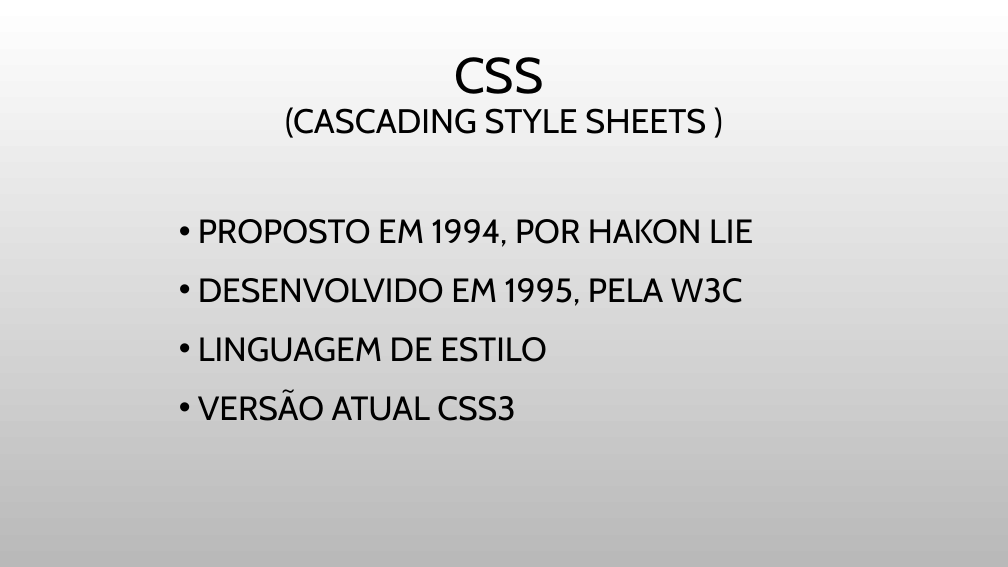
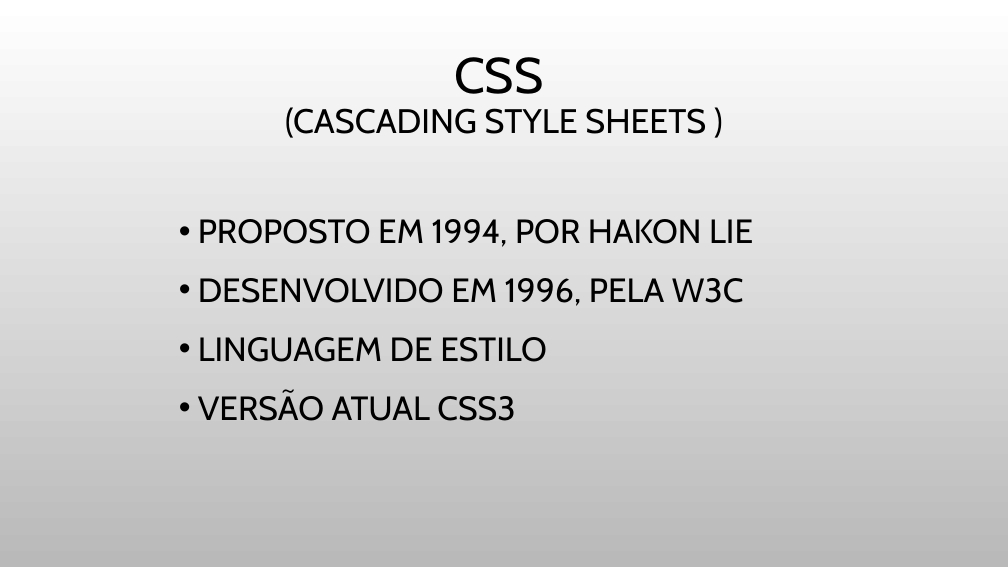
Before and after one commit to JulioCR-Oliveira/Trabalho-Topicos-Especiais, a slide deck: slide 8 of Arquivos/INTRODUÇÃO A FRONT-END.pptx. Drawn at 1008x567 pixels with LibreOffice and Linux fonts; fonts in the diff are those of the drawing; background and template pictures are left out. Boxes give left, top, right and bottom in pixels: in the first picture for what was removed or moved away, otherwise in the second. Text is boxed around its words. In the diff, an @@ line names an element or a change of style, - is before the commit and + after.

```diff
--- a/Arquivos/INTRODUÇÃO A FRONT-END.pptx
+++ b/Arquivos/INTRODUÇÃO A FRONT-END.pptx
@@ text at <box>198,278,744,306</box>: text changed @@
-• DESENVOLVIDO EM 1995, PELA W3C
+• DESENVOLVIDO EM 1996, PELA W3C
```
Also in this commit, not shown: 2 other files.
